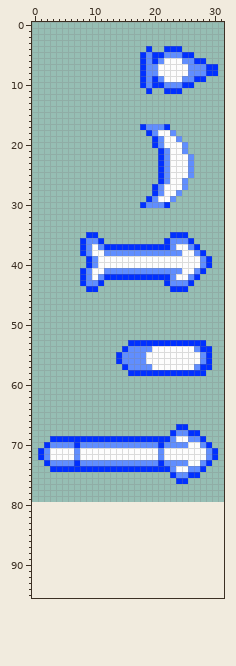
Sprite sheet, stored at game/humanshots.png. The picture above is the old version.
The file is 32x80 pixels. The old version is drawn lined up with the new one, on the new canvas.
Once edited:
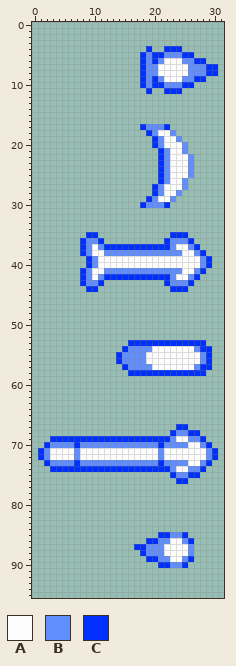
Palette (. is transparent): A #fdfdfd  B #608eff  C #0030ff
From old to new:
canvas 32x80 -> 32x96
Colour A now appears in row 86 at x 23 to 24; in rows 87 to 88 at x 22 to 25; in row 89 at x 23 to 24.
Colour B now appears in row 85 at x 23 to 24; in row 86 at x 21 to 22 and 25; in rows 87 to 88 at x 19 to 21 and 26; in row 89 at x 21 to 22 and 25; in row 90 at x 23 to 24.
Colour C now appears in row 85 at x 21 to 22 and 25; in row 86 at x 19 to 20 and 26; in row 87 at x 17 to 18; in row 88 at x 18; in row 89 at x 19 to 20 and 26; in row 90 at x 21 to 22 and 25.
